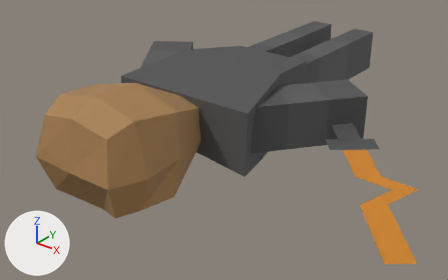
A saved change to the OBJ model KingOfKings/Models/swordsman3d.obj.
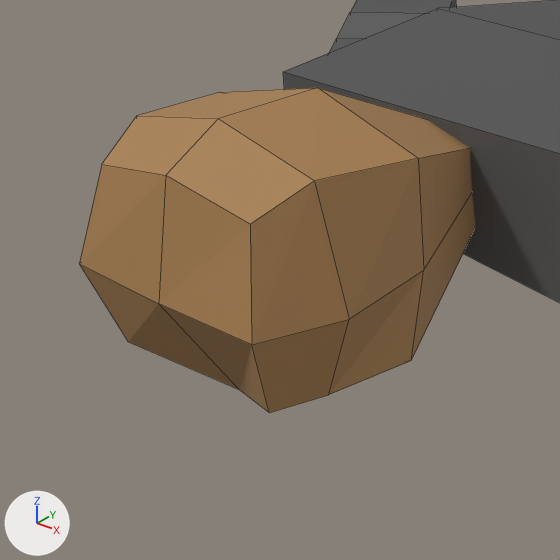
There are two pictures of each version: one whole from a camera (50 mm lens) standing at (4.89, -5.67, 3.42) and looking at (0.29, 0.08, -0.15), one close up on the part from 1% to 53% of the width and 16% to 100% of the height. Arrows for +X, +Y and +Z are at lower left; the lights stay in place. The close-ups show mesh edges as thin lines. Where no turn or scale is listed for an object, it has been applied to the vertices.

Before the edit, the objects in view are built like this:
```python
me_cube = bpy.data.meshes.new('Cube')
me_cube.from_pydata(...)  # 34 vertices, 32 faces; spans x -0.76..0.76, y -2.19..-0.35, z -0.6..0.98
me_cube.materials.append(mat_material_002)  # brown #a87f50
me_cube_001 = bpy.data.meshes.new('Cube.001')
me_cube_001.from_pydata(...)  # 12 vertices, 10 faces; spans x -1.07..1.04, y -0.42..1.58, z -0.34..0.75
# faces by material slot: [9, 1]
me_cube_001.materials.append(mat_material_003)  # dark grey #515151
me_cube_001.materials.append(mat_material_008)  # dark grey #585858
me_cube_003 = bpy.data.meshes.new('Cube.003')
me_cube_003.from_pydata(...)  # 16 vertices, 14 faces; spans x -1.81..-0.43, y -0.27..1.32, z -0.02..0.59
# faces by material slot: [10, 4]
me_cube_003.materials.append(mat_material_003)  # dark grey #515151
me_cube_003.materials.append(mat_material_008)  # dark grey #585858
ob_cube = bpy.data.objects.new('Cube', me_cube)
ob_cube.location = (0.0, 0.0, 0.0)
ob_cube_001 = bpy.data.objects.new('Cube.001', me_cube_001)
ob_cube_001.location = (0.0, 0.0, 0.0)
ob_cube_003 = bpy.data.objects.new('Cube.003', me_cube_003)
ob_cube_003.location = (0.0, 0.0, 0.0)
```
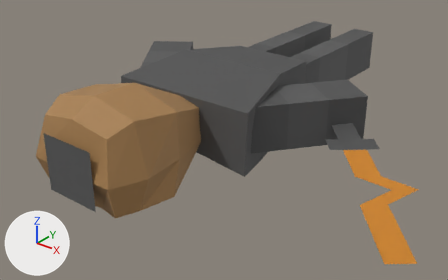
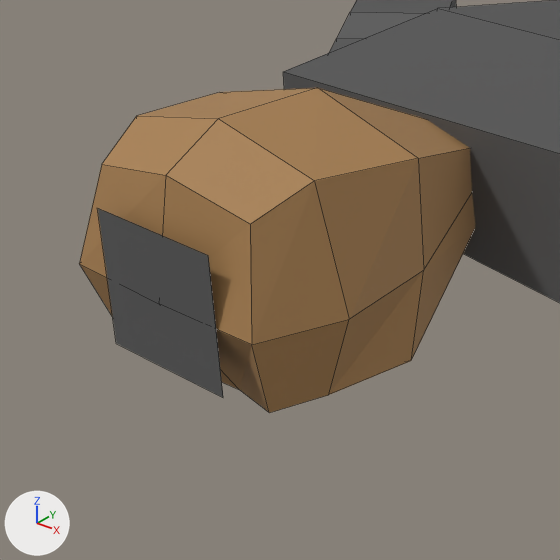
Patch to the scene script:
```diff
--- a/KingOfKings/Models/swordsman3d.obj.py
+++ b/KingOfKings/Models/swordsman3d.obj.py
@@ me_plane_004_plane_001 @@
+me_plane_004_plane_001.from_pydata([(-0.364, -2.189, -0.103), (0.385, -2.189, -0.103), (-0.364, -2.189, 0.595), (0.385, -2.189, 0.595)], [], [(0, 1, 3, 2)])
+me_plane_004_plane_001.materials.append(mat_material_008)  # dark grey #585858
@@ ob_plane_004_plane_001 @@
+ob_plane_004_plane_001 = bpy.data.objects.new('Plane.004_Plane.001', me_plane_004_plane_001)
+ob_plane_004_plane_001.location = (0.0, 0.0, 0.0)
```

Boxes [x1, y1, x2, y2] around the edits, measured in the close-ups (560 x 560 px):
'Plane.004_Plane.001', added
    after: [98, 208, 223, 397]
